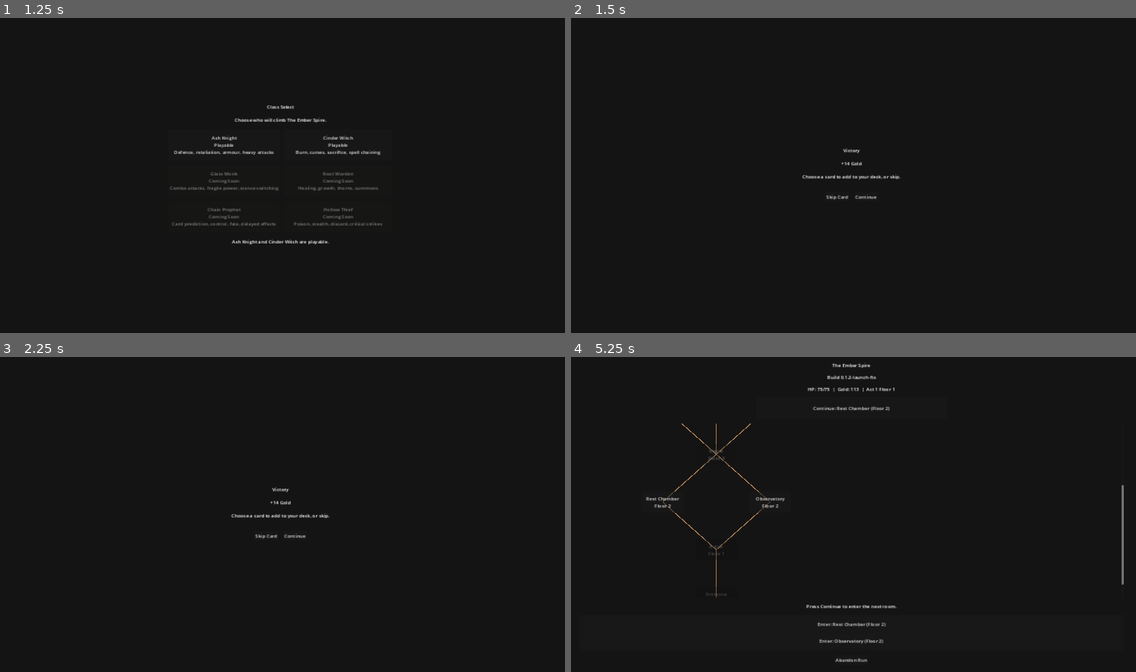
Above: before the commit, frames 1-4 (two rows, left to right).
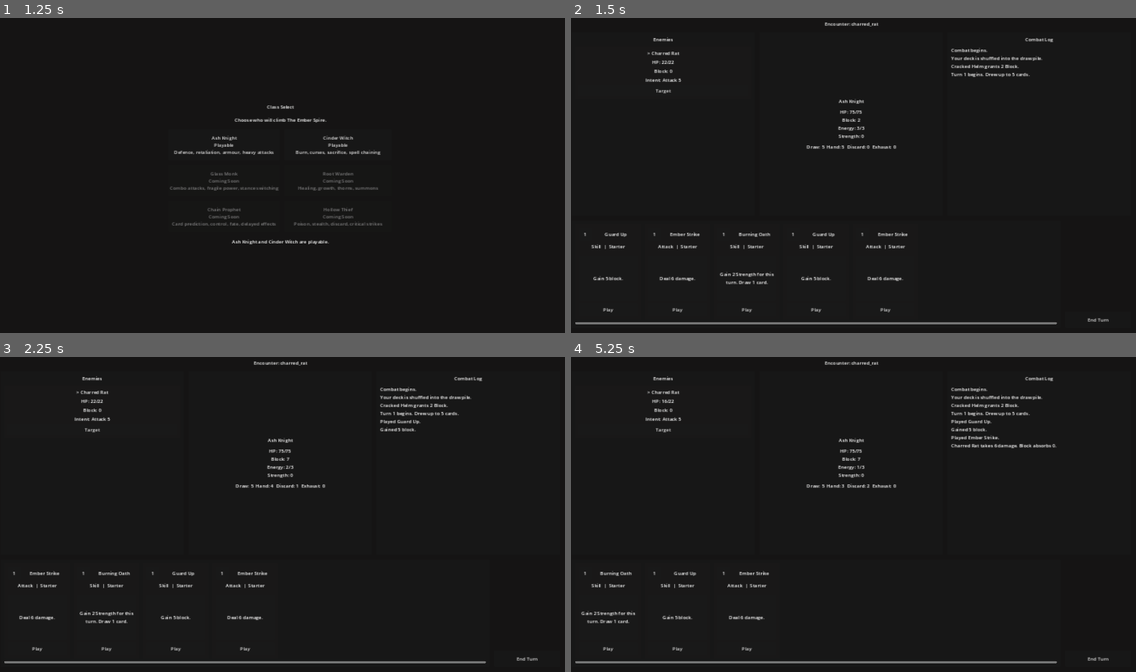
Above: after the commit, the same moments.

Repository: alexkemp8825-create/EMBER-ASCENT
Game: Godot game, scene res://scenes/main/Main.tscn
Two runs of this game, one before a commit and one after it. Both use one fixed random seed, a clock stepped at 60 frames per second and the inputs below.
Inputs (mouse positions are in pixels of both pictures, inside the frame that each line leads up to):
- Up to frame 1 (1.25 s): click "New Run" at 0.5 s
- Up to frame 2 (1.5 s): click "Ash Knight Playable Defence, …" at 1.25 s
- Up to frame 3 (2.25 s): click (39, 649) at 2 s, where only the run after the commit has a clickable "Play"
- Up to frame 4 (5.25 s): click (610, 649) at 2.75 s, where only the run after the commit has a clickable "Play"; click (836, 536) at 3.5 s, where only the run before the commit has a clickable "Skip Card"; click (836, 536) at 4.25 s, where only the run before the commit has a clickable "Skip Card"; click (864, 536) at 5 s, where only the run before the commit has a clickable "Continue"

Frame 1 is identical in both runs. In frame 2, 2.9% of the frame differs, in the area x 0-96%, y 1-98%; in frame 3, 2.9%; in frame 4, 3.8%, in the area x 0-98%, y 1-98%.
Error before the commit: Trying to assign an array of type "Array" to a variable of type "Array[Dictionary]". (res://scripts/events/EventData.gd:14)

Commit message:
fix: load typed dictionary arrays without runtime assignment errors
Populate CardData effects, EnemyData actions, EventData choices, and
EnemyInstance actions with explicit typed appends so Godot 4 does not
reject untyped Array assignments during database setup.

Verified headless flow: Main Menu -> New Run -> Ash Knight -> first combat.

Co-authored-by: alexkemp8825-create <alexkemp8825-create@users.noreply.github.com>

Diff:
--- a/scripts/cards/CardData.gd
+++ b/scripts/cards/CardData.gd
@@ -20,7 +20,10 @@
 	rarity = data.get("rarity", "")
 	description = data.get("description", "")
 	target_type = data.get("target_type", "")
-	effects = data.get("effects", []).duplicate(true)
+	effects.clear()
+	for effect in data.get("effects", []):
+		if effect is Dictionary:
+			effects.append(effect)
 	upgraded_id = data.get("upgraded_id", "")
 	return self
 
--- a/scripts/enemies/EnemyData.gd
+++ b/scripts/enemies/EnemyData.gd
@@ -11,5 +11,8 @@
 	id = data.get("id", "")
 	display_name = data.get("display_name", "")
 	max_hp = data.get("max_hp", 0)
-	actions = data.get("actions", []).duplicate(true)
+	actions.clear()
+	for action in data.get("actions", []):
+		if action is Dictionary:
+			actions.append(action)
 	return self
--- a/scripts/enemies/EnemyInstance.gd
+++ b/scripts/enemies/EnemyInstance.gd
@@ -20,7 +20,9 @@
 	block = 0
 	strength = 0
 	burn_stacks = 0
-	actions = data.actions.duplicate(true)
+	actions.clear()
+	for action in data.actions:
+		actions.append(action)
 	action_index = 0
 	return self
 
--- a/scripts/events/EventData.gd
+++ b/scripts/events/EventData.gd
@@ -11,7 +11,10 @@
 	id = data.get("id", "")
 	title = data.get("title", "")
 	description = data.get("description", "")
-	choices = data.get("choices", []).duplicate(true)
+	choices.clear()
+	for choice in data.get("choices", []):
+		if choice is Dictionary:
+			choices.append(choice)
 	return self
 
 
